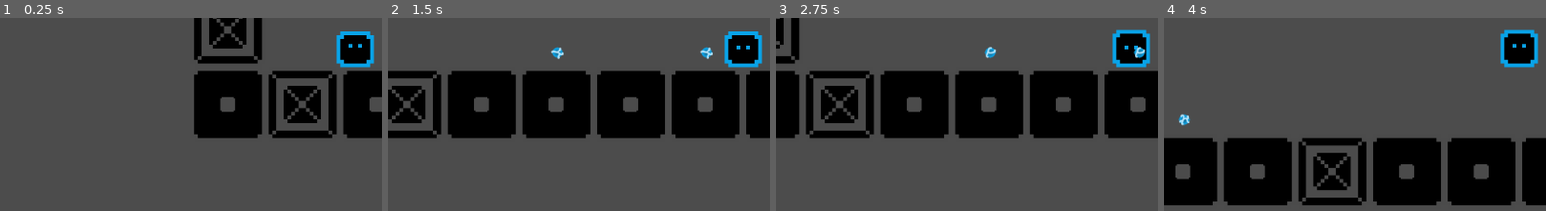
Above: before the commit, frames 1-4 (left to right).
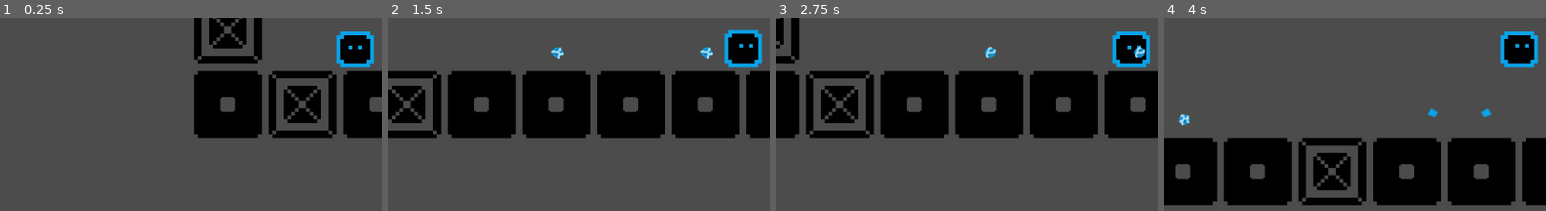
Above: after the commit, the same moments.

Repository: Dadard29/TileStory
Game: Godot game, scene res://scenes/Main.tscn
The game is run twice, just before and just after one commit, with the same random seed, the same clock (stepped at 60 frames per second) and the same inputs.
Inputs:
- Up to frame 1 (0.25 s): no input
- Up to frame 2 (1.5 s): tap Enter at 0.5 s; hold Right (ui_right) from 0.53 s (still down); tap Up (ui_up) at 0.77 s
- Up to frame 3 (2.75 s): tap Up (ui_up) at 1.52 s; release Right (ui_right) at 2.03 s; hold Left (ui_left) from 2.03 s (still down)
- Up to frame 4 (4 s): release Left (ui_left) at 2.78 s; hold Right (ui_right) from 2.78 s (still down); tap Up (ui_up) at 3.02, 3.77 s
The pictures show only the part of the screen within x 4-54%, y 50-100%; the shares and areas given below are measured in that part.

The runs differ from the first frame. In frame 1, less than 0.1% of the frame differs, in the area x 91-95%, y 13-17%; in frame 2, 0.3%; in frame 3, 0.2%; in frame 4, 0.4%, in the area x 69-98%, y 5-52%.

Commit message:
refacto player

Diff:
--- a/scenes/Main.tscn
+++ b/scenes/Main.tscn
@@ -1,7 +1,8 @@
-[gd_scene load_steps=3 format=2]
+[gd_scene load_steps=4 format=2]
 
 [ext_resource path="res://scenes/Player.tscn" type="PackedScene" id=1]
 [ext_resource path="res://scenes/World.tscn" type="PackedScene" id=2]
+[ext_resource path="res://scenes/PlayerEvents.tscn" type="PackedScene" id=3]
 
 [node name="Main" type="Node2D"]
 
@@ -9,3 +10,7 @@
 
 [node name="Player" parent="." instance=ExtResource( 1 )]
 position = Vector2( 220.943, 456.14 )
+
+[node name="PlayerEvents" parent="." instance=ExtResource( 3 )]
+
+[connection signal="jumped" from="Player" to="PlayerEvents" method="_on_Player_jumped"]
--- a/scenes/Player.tscn
+++ b/scenes/Player.tscn
@@ -10,3 +10,5 @@
 [node name="Gui" parent="." instance=ExtResource( 10 )]
 
 [node name="Kinematic" parent="." instance=ExtResource( 1 )]
+
+[connection signal="jumped" from="Kinematic" to="." method="_on_Kinematic_jumped"]
--- a/scenes/PlayerAnimations.tscn
+++ b/scenes/PlayerAnimations.tscn
@@ -8,7 +8,6 @@
 [ext_resource path="res://images/player/animations/idle/player_frame0003.png" type="Texture" id=6]
 [ext_resource path="res://images/player/animations/move_left/player_frame0013.png" type="Texture" id=7]
 [ext_resource path="res://images/player/animations/idle/player_frame0000.png" type="Texture" id=8]
-[ext_resource path="res://resources/JumpAnimationFrames.tres" type="SpriteFrames" id=9]
 [ext_resource path="res://scripts/PlayerAnimations.gd" type="Script" id=10]
 
 [sub_resource type="SpriteFrames" id=1]
@@ -20,7 +19,7 @@
 }, {
 "frames": [ ExtResource( 4 ), ExtResource( 3 ), ExtResource( 5 ), ExtResource( 7 ) ],
 "loop": true,
-"name": "move",
+"name": "move_right",
 "speed": 5.0
 } ]
 
@@ -30,18 +29,5 @@
 [node name="Animations" type="AnimatedSprite" parent="."]
 frames = SubResource( 1 )
 animation = "idle"
-frame = 1
+frame = 3
 playing = true
-
-[node name="JumpAnimation" type="Node2D" parent="."]
-
-[node name="JumpAnimationRight" type="AnimatedSprite" parent="JumpAnimation"]
-position = Vector2( 32, 0 )
-frames = ExtResource( 9 )
-animation = "jump"
-
-[node name="JumpAnimationLeft" type="AnimatedSprite" parent="JumpAnimation"]
-position = Vector2( -32, 0 )
-frames = ExtResource( 9 )
-animation = "jump"
-flip_h = true
--- /dev/null
+++ b/scenes/PlayerEvents.tscn
@@ -0,0 +1,20 @@
+[gd_scene load_steps=3 format=2]
+
+[ext_resource path="res://resources/JumpAnimationFrames.tres" type="SpriteFrames" id=1]
+[ext_resource path="res://scripts/PlayerEvents.gd" type="Script" id=2]
+
+[node name="PlayerEvents" type="Node2D"]
+script = ExtResource( 2 )
+
+[node name="JumpEvent" type="Node2D" parent="."]
+
+[node name="JumpAnimationRight" type="AnimatedSprite" parent="JumpEvent"]
+position = Vector2( 32, 0 )
+frames = ExtResource( 1 )
+animation = "jump"
+
+[node name="JumpAnimationLeft" type="AnimatedSprite" parent="JumpEvent"]
+position = Vector2( -32, 0 )
+frames = ExtResource( 1 )
+animation = "jump"
+flip_h = true
--- a/scenes/PlayerKinematic.tscn
+++ b/scenes/PlayerKinematic.tscn
@@ -1,13 +1,34 @@
-[gd_scene load_steps=5 format=2]
+[gd_scene load_steps=14 format=2]
 
-[ext_resource path="res://scenes/PlayerAnimations.tscn" type="PackedScene" id=1]
+[ext_resource path="res://images/player/animations/move_left/player_frame0010.png" type="Texture" id=1]
+[ext_resource path="res://images/player/animations/move_left/player_frame0012.png" type="Texture" id=2]
+[ext_resource path="res://images/player/animations/idle/player_frame0003.png" type="Texture" id=3]
+[ext_resource path="res://images/player/animations/idle/player_frame0000.png" type="Texture" id=4]
+[ext_resource path="res://images/player/animations/idle/player_frame0001.png" type="Texture" id=5]
+[ext_resource path="res://images/player/animations/idle/player_frame0002.png" type="Texture" id=6]
+[ext_resource path="res://images/player/animations/move_left/player_frame0013.png" type="Texture" id=7]
+[ext_resource path="res://images/player/animations/move_left/player_frame0011.png" type="Texture" id=8]
 [ext_resource path="res://scripts/PlayerKinematic.gd" type="Script" id=9]
+[ext_resource path="res://scripts/PlayerAnimations.gd" type="Script" id=10]
 
 [sub_resource type="RectangleShape2D" id=1]
 extents = Vector2( 25, 25 )
 
 [sub_resource type="RectangleShape2D" id=2]
 extents = Vector2( 24, 24 )
+
+[sub_resource type="SpriteFrames" id=3]
+animations = [ {
+"frames": [ ExtResource( 4 ), ExtResource( 5 ), ExtResource( 6 ), ExtResource( 3 ) ],
+"loop": true,
+"name": "idle",
+"speed": 4.0
+}, {
+"frames": [ ExtResource( 1 ), ExtResource( 8 ), ExtResource( 2 ), ExtResource( 7 ) ],
+"loop": true,
+"name": "move_right",
+"speed": 5.0
+} ]
 
 [node name="Kinematic" type="KinematicBody2D"]
 script = ExtResource( 9 )
@@ -23,4 +44,9 @@
 [node name="Camera2D" type="Camera2D" parent="."]
 current = true
 
-[node name="Animations" parent="." instance=ExtResource( 1 )]
+[node name="Animations" type="AnimatedSprite" parent="."]
+frames = SubResource( 3 )
+animation = "idle"
+frame = 2
+playing = true
+script = ExtResource( 10 )
--- a/scripts/Player.gd
+++ b/scripts/Player.gd
@@ -1,6 +1,6 @@
 extends Node2D
 
-onready var GUI = $GUI
+onready var GUI = $Gui
 
 signal jumped
 
@@ -8,6 +8,5 @@
 func _ready():
 	pass # Replace with function body.
 
-
-func _on_PlayerControl_jumped(position: Vector2):
+func _on_Kinematic_jumped(position: Vector2):
 	emit_signal("jumped", position)
--- a/scripts/PlayerAnimations.gd
+++ b/scripts/PlayerAnimations.gd
@@ -1,20 +1,21 @@
-extends Node2D
+extends AnimatedSprite
 
-onready var animations = $Animations
+const _ANIMATION_IDLE = "idle"
+const _ANIMATION_MOVE_RIGHT = "move_right"
 
-const ANIMATION_IDLE = "idle"
-const ANIMATION_MOVE = "move"
+func _ready():
+	pass
 
-# Declare member variables here. Examples:
-# var a = 2
-# var b = "text"
+func idle():
+	print("changed anim: idle")
+	self.play(_ANIMATION_IDLE)
 
+func move_left():
+	print("changed anim: move left")
+	self.play(_ANIMATION_MOVE_RIGHT)
+	self.set_flip_h(true)
 
-# Called when the node enters the scene tree for the first time.
-func _ready():
-	pass # Replace with function body.
-
-
-# Called every frame. 'delta' is the elapsed time since the previous frame.
-#func _process(delta):
-#	pass
+func move_right():
+	print("changed anim: move right")
+	self.play(_ANIMATION_MOVE_RIGHT)
+	self.set_flip_h(false)
--- a/scripts/PlayerEvents.gd
+++ b/scripts/PlayerEvents.gd
@@ -1,32 +1,20 @@
 extends Node
 
-onready var jump_anim = $JumpAnimation
-onready var jump_anim_left = $JumpAnimation/JumpAnimationLeft
-onready var jump_anim_right = $JumpAnimation/JumpAnimationRight
+onready var _jump_anim = $JumpEvent
+onready var _jump_anim_left = $JumpEvent/JumpAnimationLeft
+onready var _jump_anim_right = $JumpEvent/JumpAnimationRight
 
-const ANIMATION_JUMP = "jump"
-
-# Declare member variables here. Examples:
-# var a = 2
-# var b = "text"
-
+const _ANIMATION_JUMP = "jump"
 
 # Called when the node enters the scene tree for the first time.
 func _ready():
-	jump_anim_left.set_animation(ANIMATION_JUMP)
-	jump_anim_right.set_animation(ANIMATION_JUMP)
+	_jump_anim_left.set_animation(_ANIMATION_JUMP)
+	_jump_anim_right.set_animation(_ANIMATION_JUMP)
 
+func _on_Player_jumped(position: Vector2):
+	_jump_anim.set_position(position)
+	_jump_anim_left.set_frame(0)
+	_jump_anim_right.set_frame(0)
 
-# Called every frame. 'delta' is the elapsed time since the previous frame.
-#func _process(delta):
-#	pass
-
-
-func jump(position: Vector2):
-	print(position)
-	jump_anim.set_position(position)
-	jump_anim_left.set_frame(0)
-	jump_anim_right.set_frame(0)
-
-	jump_anim_left.play()
-	jump_anim_right.play()
+	_jump_anim_left.play()
+	_jump_anim_right.play()
--- a/scripts/PlayerKinematic.gd
+++ b/scripts/PlayerKinematic.gd
@@ -4,15 +4,15 @@
 export var SPEED = Vector2(400, 800)
 export var ENERGY = 0
 
+const ENERGY_SMALL_GROUP = "energy_small"
+
 var FLOOR_NORMAL = Vector2.UP
 var _velocity = Vector2.ZERO
 var _moving = false
 
-const ENERGY_SMALL_GROUP = "energy_small"
+onready var anim = $Animations
 
 signal jumped
-signal moving
-signal idle
 
 func _ready():
 	pass # Replace with function body.
@@ -53,9 +53,16 @@
 	# changed state
 	if _moving_previous != _moving:
 		if _moving:
-			emit_signal("moving")
+			if direction.x < 0:
+				anim.move_left()
+			else:
+				anim.move_right()
 		else:
-			emit_signal("idle")
+			anim.idle()
+
+	if direction.y == -1:
+		var position = get_global_position()
+		emit_signal("jumped", position)
 
 #func set_animation(direction: Vector2):
 #	var animation = ANIMATION_IDLE
Not shown: 1 places in scenes/PlayerAnimations.tscn that only renumber resources
